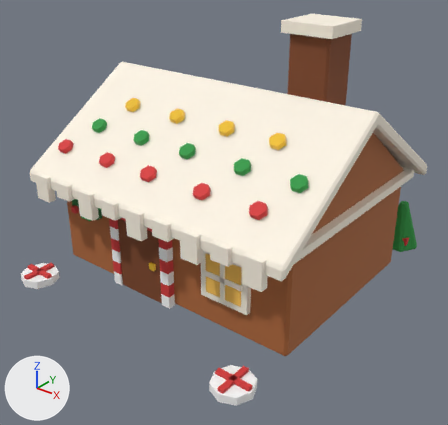
The Blender file assets/managed-models/events/winter-holidays/gingerbread-house-2x2/gingerbread-house-2x2.blend: old version first, new version second.
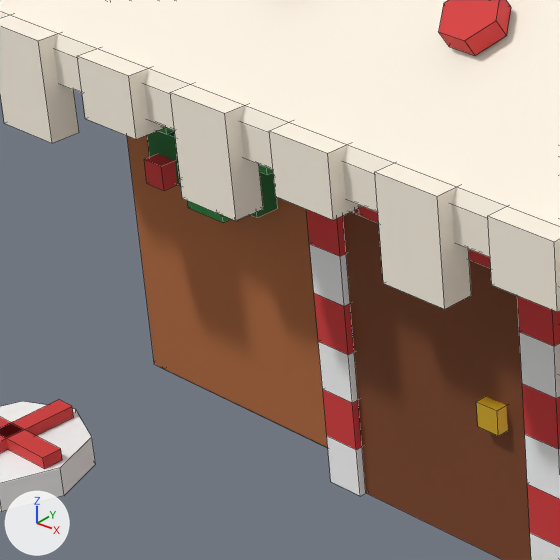
Each version is shown whole from a 50 mm camera at (1.833, -2.345, 1.728) aimed at (0.062, -0.131, 0.356), then close up on the part from 8% to 38% of the width and 40% to 71% of the height. The axes (+X, +Y, +Z) are drawn at lower left. The lights are the same throughout. The older version's two pictures come first. The close-ups show mesh edges as thin lines.

The older version as bpy lines, for what is in view:
```python
me_gingerbread_house_2x2 = bpy.data.meshes.new('gingerbread-house-2x2')
me_gingerbread_house_2x2.from_pydata(...)  # 806 vertices, 641 faces; spans x -0.78..0.78, y -0.9..0.9, z 0.0..1.3
me_gingerbread_house_2x2.materials.append(mat_m_sm_wh_gingerbreadhouse)
ob_gingerbread_house_2x2 = bpy.data.objects.new('gingerbread-house-2x2', me_gingerbread_house_2x2)
ob_gingerbread_house_2x2.location = (0.0, 0.0, 0.0)
```
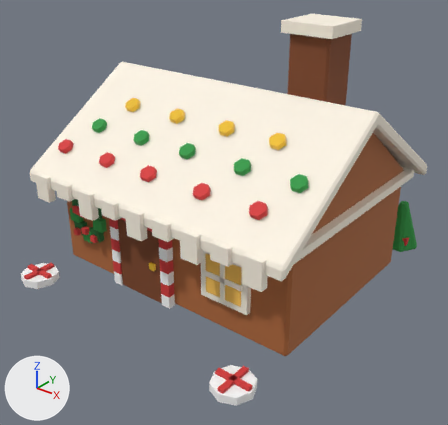
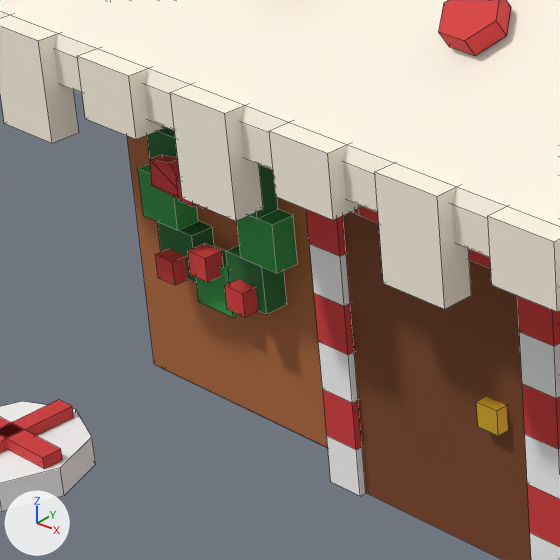
What differs and where, as boxes [x1, y1, x2, y2] in the close-ups (560 x 560 px; the box of a moved part takes in the faces that stretch with it):
part 1 of me_gingerbread_house_2x2, moved or reshaped (mostly hidden before)
    before: [259, 165, 273, 175]
    after: [237, 209, 297, 273]
part 2 of me_gingerbread_house_2x2, moved or reshaped (not visible before)
    after: [250, 165, 278, 218]
part 3 of me_gingerbread_house_2x2, moved or reshaped (not visible before)
    after: [147, 127, 178, 159]
part 4 of me_gingerbread_house_2x2, moved or reshaped (mostly hidden before)
    before: [159, 127, 174, 134]
    after: [138, 163, 198, 230]
part 5 of me_gingerbread_house_2x2, moved or reshaped
    before: [147, 130, 181, 186]
    after: [157, 221, 214, 283]
part 6 of me_gingerbread_house_2x2, moved or reshaped
    before: [187, 201, 230, 223]
    after: [196, 246, 239, 318]
part 7 of me_gingerbread_house_2x2, moved or reshaped
    before: [251, 172, 278, 218]
    after: [226, 245, 287, 314]
part 8 of me_gingerbread_house_2x2, moved or reshaped
    before: [144, 154, 178, 190]
    after: [155, 249, 188, 285]
part 9 of me_gingerbread_house_2x2, moved or reshaped (mostly hidden before)
    before: [177, 156, 180, 178]
    after: [188, 243, 223, 282]
part 10 of me_gingerbread_house_2x2, moved or reshaped (not visible before)
    after: [225, 279, 258, 317]
part 11 of me_gingerbread_house_2x2, moved or reshaped (not visible before)
    after: [150, 155, 180, 198]
part 12 of me_gingerbread_house_2x2, moved or reshaped (not visible before)
    after: [177, 178, 196, 207]

What the commit changed:
me_gingerbread_house_2x2 has 806 vertices, 641 faces and spans x -0.78..0.78, y -0.9..0.9, z 0.0..1.3.
me_gingerbread_house_2x2 is used by ob_gingerbread_house_2x2; location (0.0, 0.0, 0.0).
me_gingerbread_house_2x2 part 1: the loose piece of 8 vertices spanning x -0.46..-0.4, y -0.55..-0.52, z 0.39..0.45 is moved by (0.0, 0.0, -0.13).
me_gingerbread_house_2x2 part 2: the loose piece of 8 vertices spanning x -0.49..-0.42, y -0.55..-0.52, z 0.45..0.52 is moved by (0.0, 0.0, -0.13).
me_gingerbread_house_2x2 part 3: the loose piece of 8 vertices spanning x -0.61..-0.55, y -0.55..-0.52, z 0.45..0.52 is moved by (0.0, 0.0, -0.13).
me_gingerbread_house_2x2 part 4: the loose piece of 8 vertices spanning x -0.64..-0.58, y -0.55..-0.52, z 0.39..0.45 is moved by (0.0, 0.0, -0.13).
me_gingerbread_house_2x2 part 5: the loose piece of 8 vertices spanning x -0.61..-0.55, y -0.55..-0.52, z 0.32..0.39 is moved by (0.0, 0.0, -0.13).
me_gingerbread_house_2x2 part 6: the loose piece of 8 vertices spanning x -0.55..-0.49, y -0.55..-0.52, z 0.3..0.36 is moved by (0.0, 0.0, -0.13).
me_gingerbread_house_2x2 part 7: the loose piece of 8 vertices spanning x -0.49..-0.42, y -0.55..-0.52, z 0.32..0.39 is moved by (0.0, 0.0, -0.13).
me_gingerbread_house_2x2 part 8: the loose piece of 8 vertices spanning x -0.6..-0.57, y -0.57..-0.54, z 0.32..0.36 is moved by (0.0, 0.0, -0.13).
me_gingerbread_house_2x2 part 9: the loose piece of 8 vertices spanning x -0.53..-0.5, y -0.57..-0.54, z 0.35..0.38 is moved by (0.0, 0.0, -0.13).
me_gingerbread_house_2x2 part 10: the loose piece of 8 vertices spanning x -0.47..-0.44, y -0.57..-0.54, z 0.32..0.36 is moved by (0.0, 0.0, -0.13).
me_gingerbread_house_2x2 part 11: the loose piece of 10 vertices spanning x -0.59..-0.52, y -0.6..-0.56, z 0.46..0.48 is turned -90 degrees about the x axis through its middle, then moved by (0.0, 0.02, -0.13).
me_gingerbread_house_2x2 part 12: the loose piece of 8 vertices spanning x -0.53..-0.51, y -0.59..-0.56, z 0.46..0.49 is turned -90 degrees about the x axis through its middle, then moved by (0.0, 0.01, -0.13).
